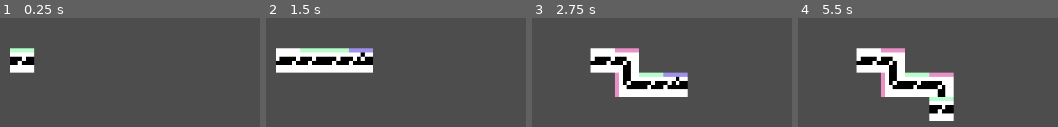
Above: before the commit, frames 1-4 (left to right).
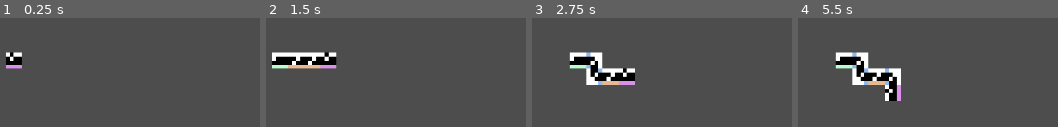
Above: after the commit, the same moments.

Repository: Vexcenot/SnakeRemastered
Game: Godot game, scene res://scenes scripts/main.tscn
Same seed, same stepped clock (60 frames per second), same inputs: the game is played once before the commit and once after it.
Inputs:
- Up to frame 1 (0.25 s): no input
- Up to frame 2 (1.5 s): hold Right (ui_right) 0.53-1.28 s; hold Space (action) 0.53-1.28 s; tap Enter at 1.25 s; hold Down (ui_down) from 1.28 s (still down); tap Shift (action2) at 1.35 s
- Up to frame 3 (2.75 s): tap Space (action) at 2 s; release Down (ui_down) at 2.03 s; hold Right (ui_right) from 2.03 s (still down); hold Alt (action3) from 2.03 s (still down)
- Up to frame 4 (5.5 s): release Right (ui_right) at 2.78 s; release Alt (action3) at 2.78 s; hold Up (ui_up) 2.78-3.53 s; tap Space (action) at 2.85 s; hold Shift (action2) 3.53-4.28 s; hold Left (ui_left) 3.53-5.03 s; tap Alt (action3) at 4.35 s; tap Enter at 5 s; hold Down (ui_down) from 5.03 s (still down); hold Space (action) from 5.03 s (still down)

The runs differ from the first frame. In frame 1, 2.1% of the frame differs, in the area x 2-14%, y 27-51%; in frame 2, 6.5%; in frame 3, 12%; in frame 4, 15%, in the area x 14-60%, y 27-95%.

Commit message:
fixed final tail being orientated wrongly

Diff:
--- a/scenes scripts/player.gd
+++ b/scenes scripts/player.gd
@@ -8,7 +8,7 @@
 
 var finalTime : float = 1
 var time : float = 0
-var moveDistance : int = 6
+var moveDistance : int = 4
 var eat : int = 0
 var limitDir : int = limitLeft
 
--- a/scenes scripts/tail.gd
+++ b/scenes scripts/tail.gd
@@ -55,8 +55,8 @@
 				flip_h = false
 				flip_v = false
 			else:
-				global_rotation = deg_to_rad(0)
-				flip_h = true
+				global_rotation = deg_to_rad(90)
+				flip_h = false
 				flip_v = false
 		if direction == left:
 			if nextDirection == up:
--- a/scenes scripts/tail.tscn
+++ b/scenes scripts/tail.tscn
@@ -8,6 +8,7 @@
 [sub_resource type="RectangleShape2D" id="RectangleShape2D_ured2"]
 
 [node name="tailSprite" type="Sprite2D"]
+visible = false
 texture = ExtResource("1_e204m")
 hframes = 10
 frame = 1
Binary file changed: sprites/smol snake.png
